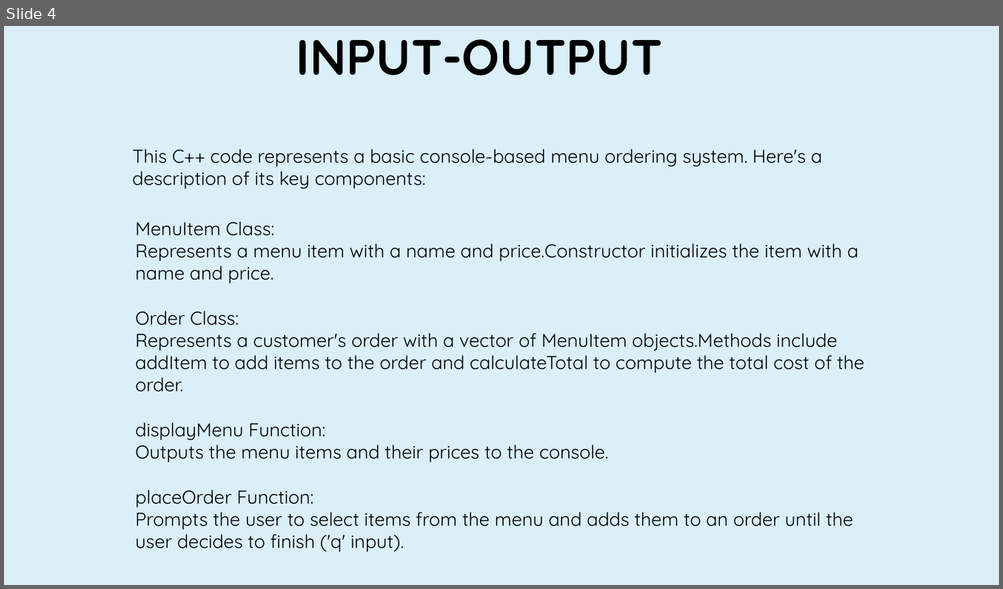
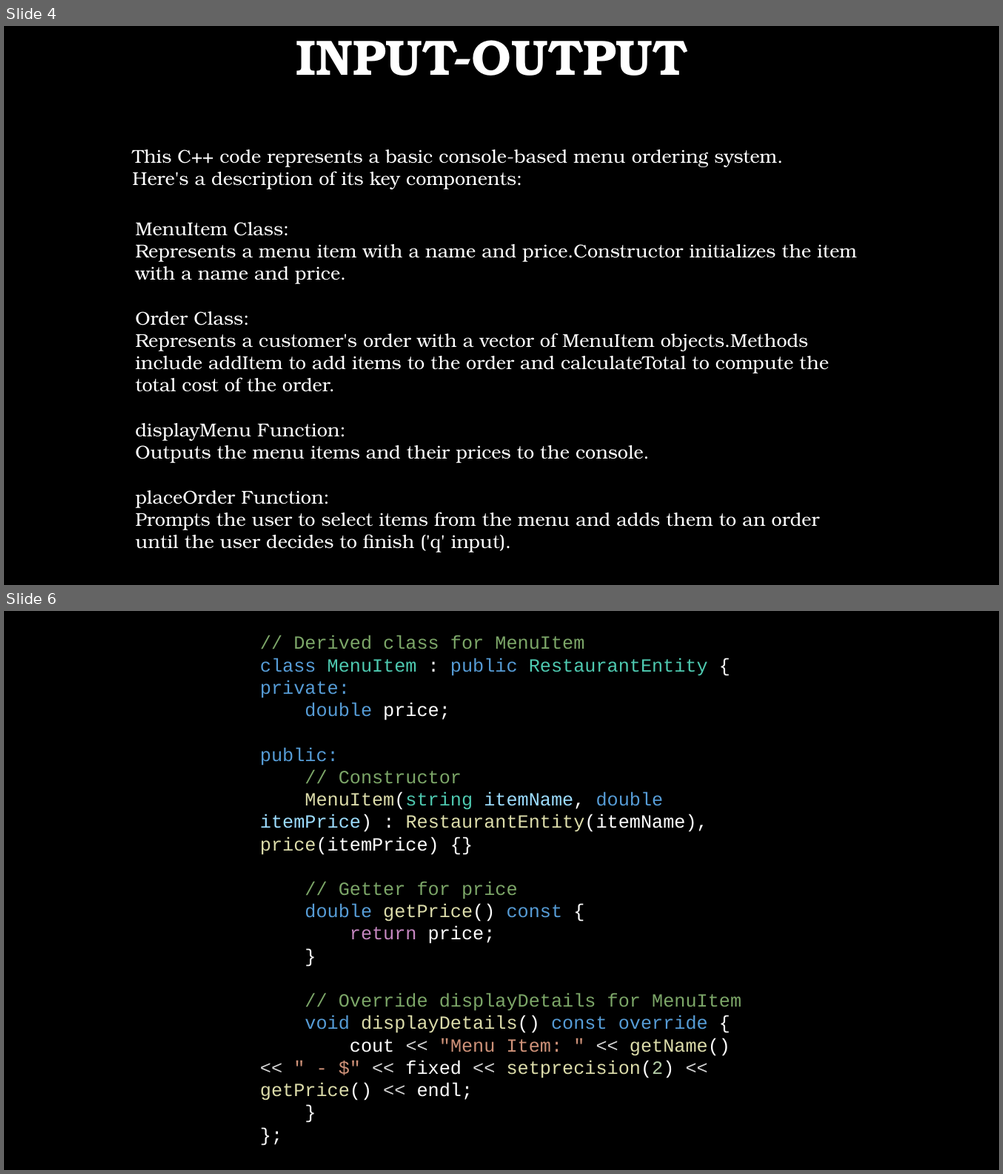
Before and after one commit to kalikumari292725/oopm-case-study, a slide deck: PRESENTATIONPPT3.pptx. Shown one above the other, each under a label of ours: slide 4 before the commit, slides 4 and 6 after it; the slides between them are not shown. The pictures are 1003x589 and 1003x1174 pixels, drawn with LibreOffice and Linux fonts; fonts in the diff are those of the drawing; background and template pictures are left out. Boxes give left, top, right and bottom in pixels: in the first picture for what was removed or moved away, otherwise in the second. Text is boxed around its words. In the diff, an @@ line names an element or a change of style, - is before the commit and + after.

```diff
--- a/PRESENTATIONPPT3.pptx
+++ b/PRESENTATIONPPT3.pptx
@@ slide 6 added at (4,611,999,1170), background picture (left out) @@
@@ text added at (260,635,741,1101), 18 pt, text #7CA668 @@
+// Derived class for MenuItem
+class MenuItem : public RestaurantEntity {
+private:
+double price;
+public:
+// Constructor
+MenuItem(string itemName, double itemPrice) : RestaurantEntity(itemName), price(itemPrice) {}
+// Getter for price
+double getPrice() const {
+return price;
+}
+// Override displayDetails for MenuItem
+void displayDetails() const override {
+cout << "Menu Item: " << getName() << " - $" << fixed << setprecision(2) << getPrice() << endl;
+}
+};
@@ slide 4 changed as well @@
@@ background #DBEFF9 to picture (left out) @@
@@ font Quicksand to TeX Gyre Bonum, text colour #000000 to #FFFFFF in 3 elements at (296,40,688,76), (132,150,782,190), (135,222,856,553) @@
```
Also in this commit, not shown: 4 other slides changed, 11 other slides added, 5 slides removed.
